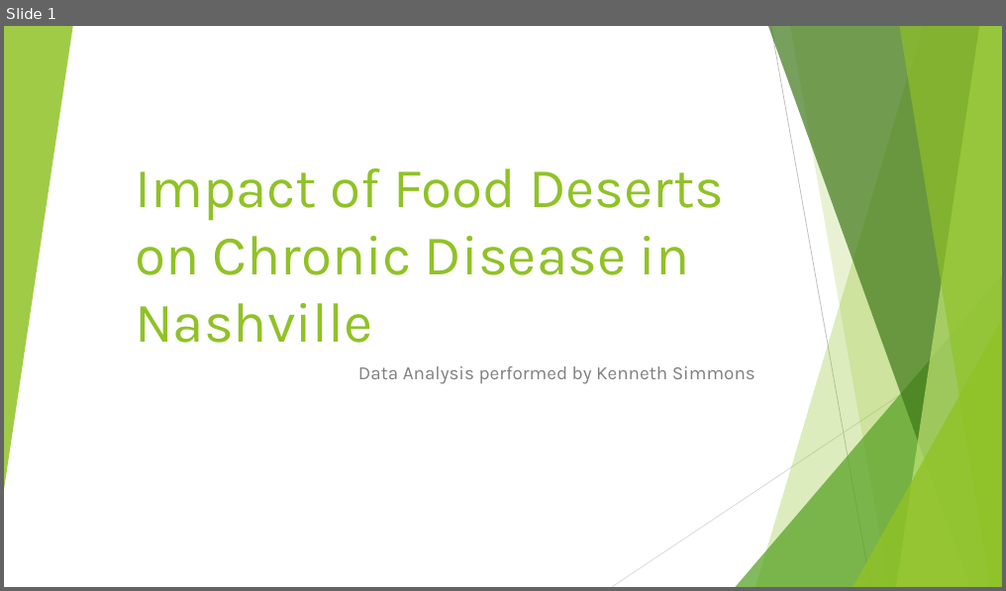
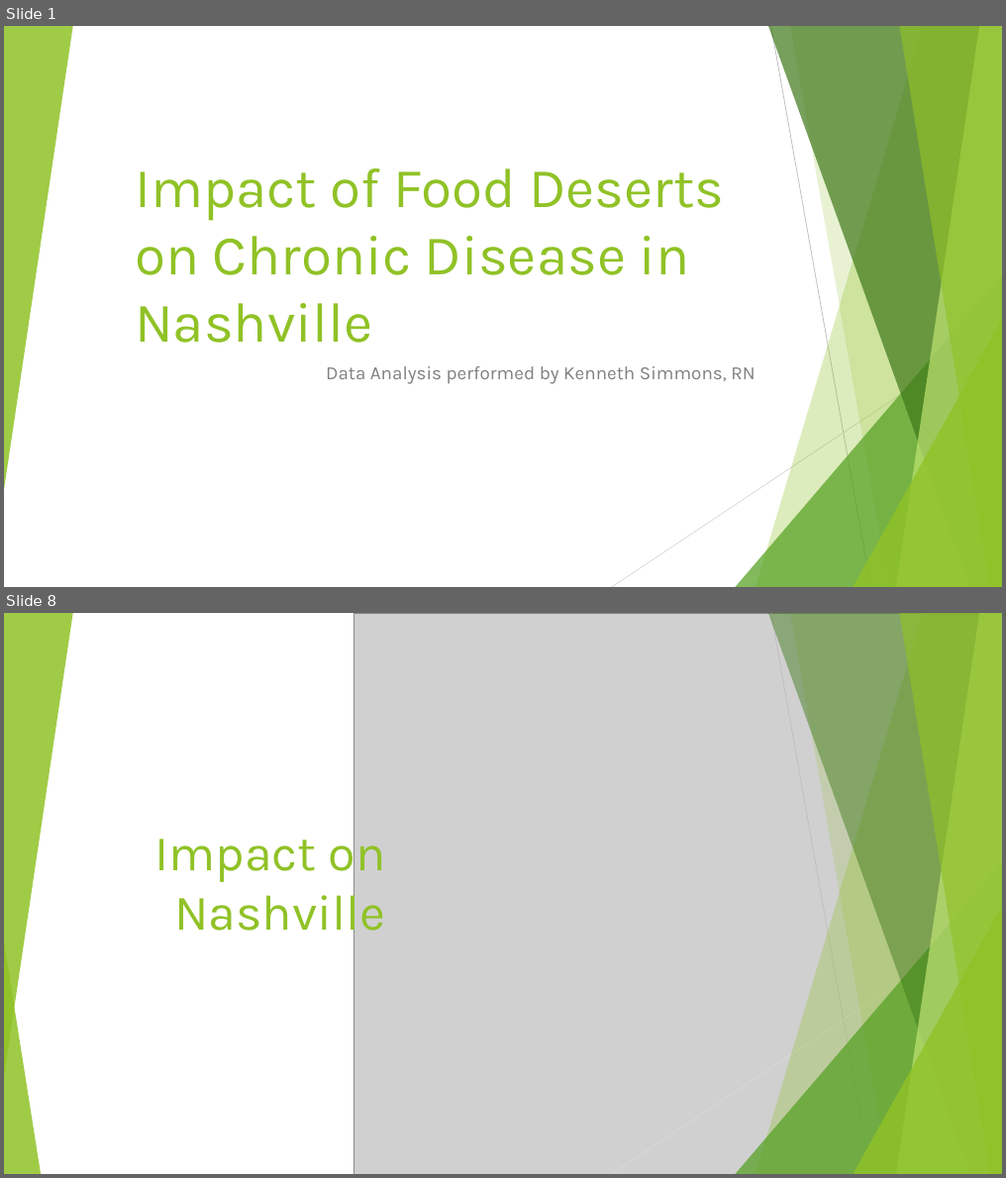
Before and after one commit to latestnight/capstone, a slide deck: food_desert_pp.pptx. Shown one above the other, each under a label of ours: slide 1 before the commit, slides 1 and 8 after it; the slides between them are not shown. The pictures are 1006x591 and 1006x1178 pixels, drawn with LibreOffice and Linux fonts; fonts in the diff are those of the drawing; grey boxes stand for pictures. Boxes give left, top, right and bottom in pixels: in the first picture for what was removed or moved away, otherwise in the second. Text is boxed around its words. In the diff, an @@ line names an element or a change of style, - is before the commit and + after.

```diff
--- a/food_desert_pp.pptx
+++ b/food_desert_pp.pptx
@@ slide 8 added at (x1=4, y1=613, x2=1002, y2=1174), background #FFFFFF; not listed: 7 template elements that a slide beside it also shows @@
@@ group added at (x1=4, y1=613, x2=1002, y2=1174): 5 freeform shapes, 3 triangles @@
@@ picture added at (x1=353, y1=613, x2=1002, y2=1174) @@
@@ freeform shape added at (x1=755, y1=613, x2=1002, y2=1174), fill #90C226 at 30% opacity @@
@@ freeform shape added at (x1=768, y1=613, x2=1002, y2=1174), fill #3F7819 at 47% opacity @@
@@ line added from (771, 613) to (871, 1174), #BFBFBF 0.75 pt @@
@@ freeform shape added at (x1=790, y1=613, x2=1002, y2=1174), fill #90C226 at 20% opacity @@
@@ freeform shape added at (x1=896, y1=613, x2=1002, y2=1174), fill #C0E474 at 70% opacity @@
@@ freeform shape added at (x1=899, y1=613, x2=1002, y2=1174), fill #90C226 at 65% opacity @@
@@ title added at (x1=154, y1=825, x2=386, y2=943), 48 pt, text #90C226 @@
+Impact on Nashville
@@ triangle added at (x1=736, y1=862, x2=1002, y2=1174), fill #54A021 at 72% opacity @@
@@ triangle added at (x1=853, y1=907, x2=1002, y2=1174), fill #90C226 at 80% opacity @@
@@ line added from (1002, 915) to (612, 1174), #D9D9D9 0.75 pt @@
@@ triangle added at (x1=4, y1=942, x2=41, y2=1174), fill #90C226 at 85% opacity @@
@@ slide 1 changed as well @@
@@ subtitle at (x1=326, y1=367, x2=754, y2=384): text changed @@
-Data Analysis performed by Kenneth Simmons
+Data Analysis performed by Kenneth Simmons, RN
```
Also in this commit, not shown: 2 other slides changed, 13 other slides added, 18 other files.
